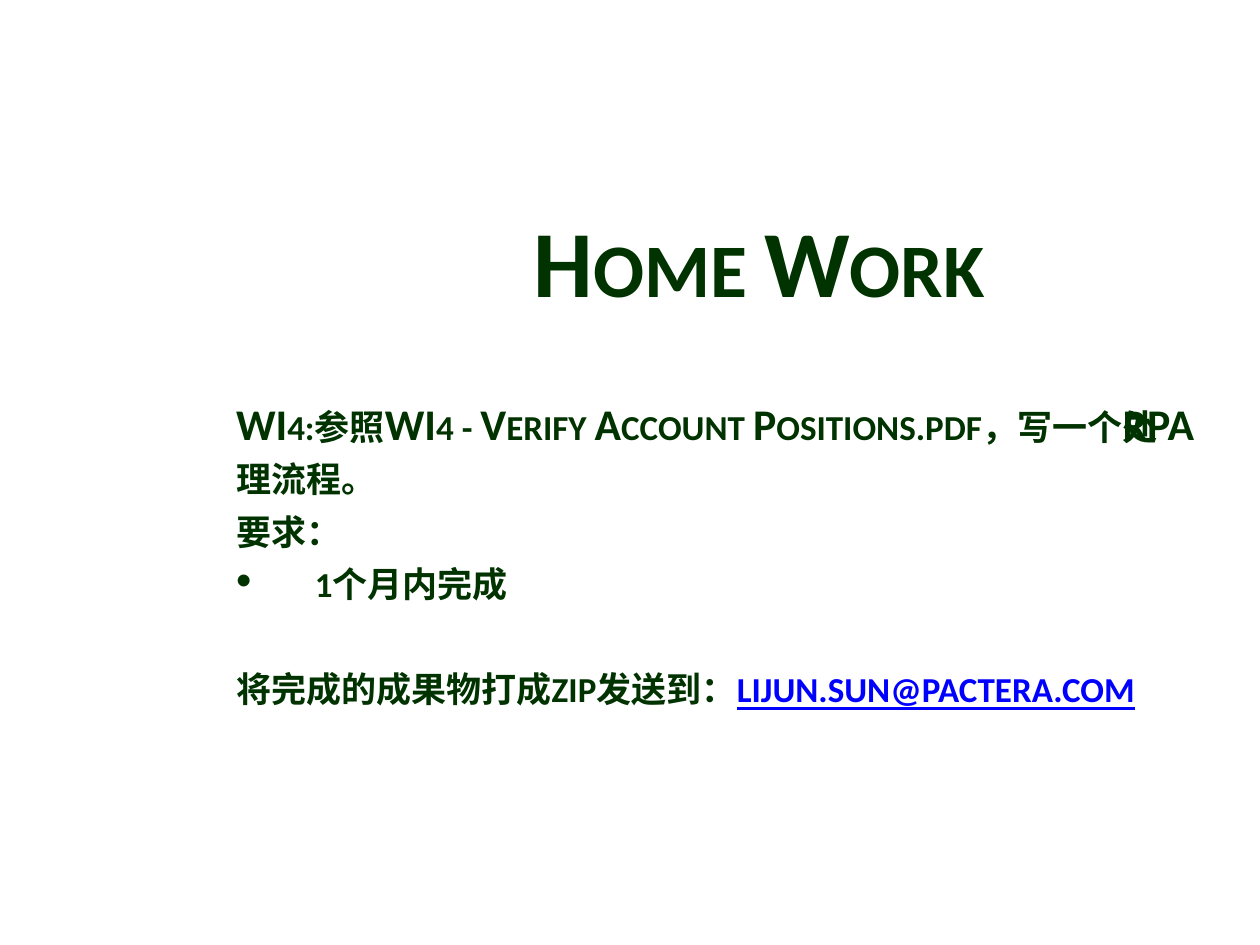
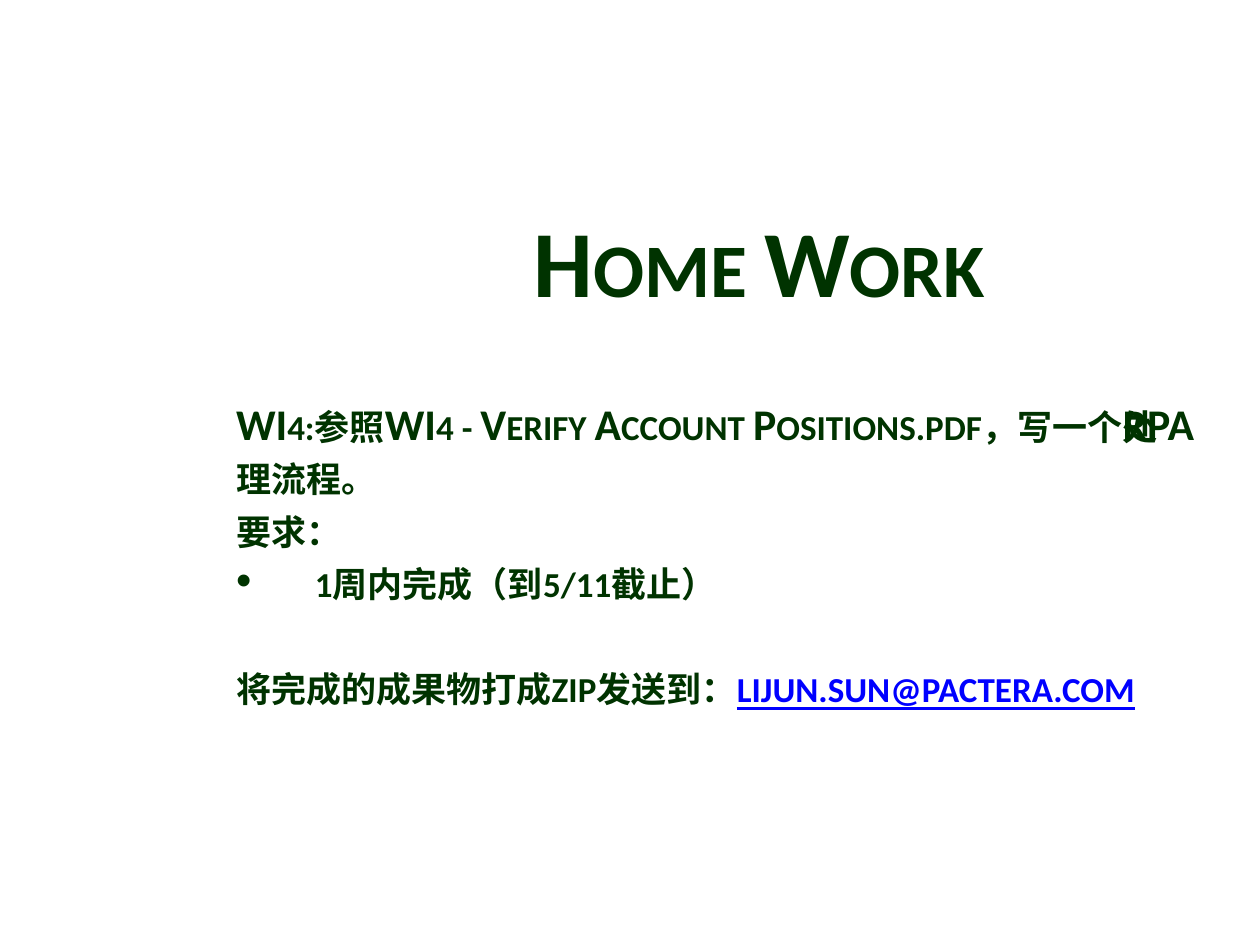
Before and after one commit to uipath-learn/docs, a slide deck: slide 7 of RPA Training.pptx. Drawn at 1260x945 pixels with LibreOffice and Linux fonts; fonts in the diff are those of the drawing; background and template pictures are left out. Boxes give left, top, right and bottom in pixels: in the first picture for what was removed or moved away, otherwise in the second. Text is boxed around its words. In the diff, an @@ line names an element or a change of style, - is before the commit and + after.

```diff
--- a/RPA Training.pptx
+++ b/RPA Training.pptx
@@ text at <box>315,568,717,601</box>: text changed @@
-• 1个月内完成
+• 1周内完成（到5/11截止）
```
